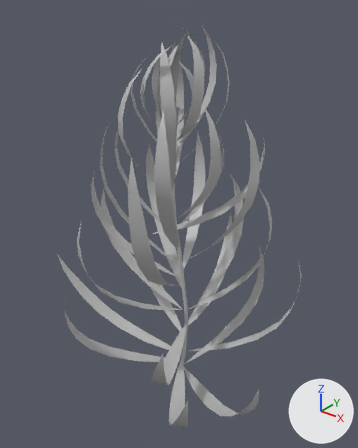
An edit to the FBX model My project/Assets/PersonalFolders/Rumy/Models/fire_1.2.fbx, drawn before and after from the same camera.
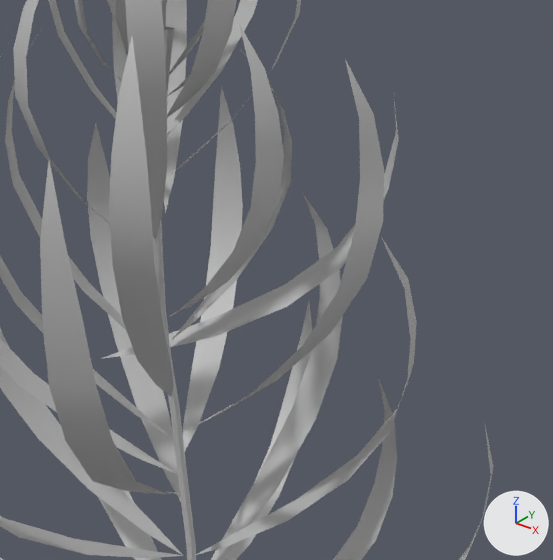
There are two pictures of each version: one whole from a 50 mm lens placed at (-0.07419, -0.01879, 0.02734), pointed at (-0.08946, 0.0003, 0.0155), one close up on the part from 31% to 91% of the width and 22% to 69% of the height. Arrows for +X, +Y and +Z are at lower right; the lights stay in place. Where no turn or scale is listed for an object, it has been applied to the vertices.

Names of what the first close-up shows: 'fire_1_2'.
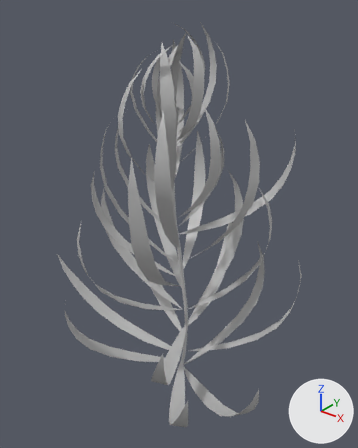
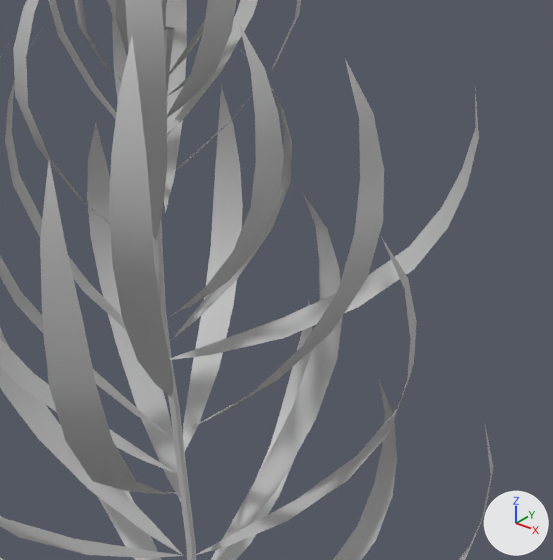
Pixel boxes (x1, y1, x2, y2) of what changed, in the close-ups (553 x 560 px; the box of a moved part takes in the faces that stretch with it):
part 1 of me_mesh, moved or reshaped
    before: (104, 92, 399, 358)
    after: (170, 89, 479, 360)

The edits, one by one:
me_mesh has 954 vertices, 634 faces and spans x -0.008..0.008, y -0.0068..0.0068, z -0.01..0.01.
me_mesh is used by ob_fire_1_2; location (-0.08997, 0.00008, 0.0158).
me_mesh part 1: the loose piece of 22 vertices spanning x -0.0009..0.0044, y -0.0006..0.0025, z -0.001..0.0052 is moved by (0.0014, 0.0004, 0.0002).
